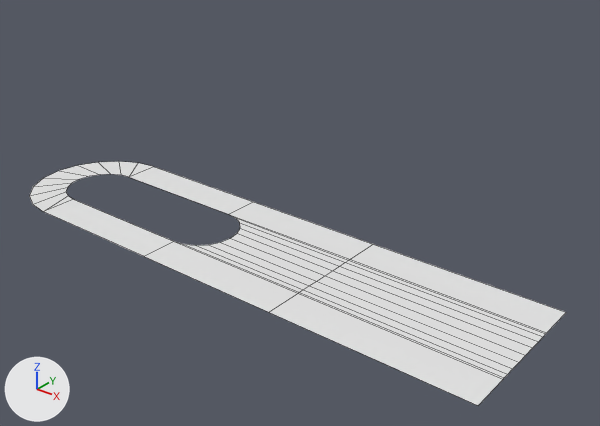
The Blender file 02 - Exercise 01/ex.01.blend: old version first, new version second.
Rendered twice from a camera (50 mm lens) standing at (0.1803, -0.1347, 0.0975) and looking at (0.0719, 0.0008, 0.0134). Lighting does not change. The marker at lower left points along +X, +Y and +Z. Mesh edges are drawn as thin lines.

The older version as bpy lines, for what is in view:
```python
me_circle_002 = bpy.data.meshes.new('Circle.002')
me_circle_002.from_pydata(...)  # 127 vertices, 97 faces; spans x -0.02..0.13, y -0.02..0.02, z 0.0
ob_techdraw01 = bpy.data.objects.new('TechDraw01', me_circle_002)
ob_techdraw01.location = (0.0, 0.0, 0.0)
```
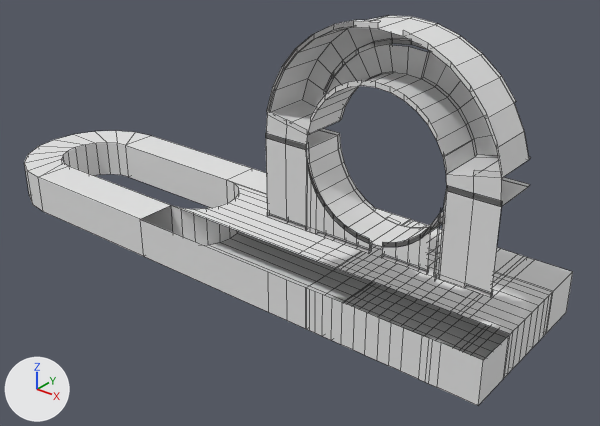
Where the change shows, as pixel boxes [x1, y1, x2, y2] in the pictures (600 x 426 px):
'TechDraw01', reshaped (60% taller): before [29, 161, 566, 405]; after [24, 15, 573, 405]
part 1 of me_circle_002, added: after [266, 15, 531, 298]
part 2 of me_circle_002, added: after [24, 131, 573, 405]

The change, as a list of edits to the scene's bpy script:
```text
Change me_circle_002:
    used by ob_techdraw01; location = (0.0, 0.0, 0.0)
    remove me_circle_002.from_pydata(...)  # 127 vertices, 97 faces; spans x -0.02..0.13, y -0.02..0.02, z 0.0
    add me_circle_002.from_pydata(...)  # 1673 vertices, 1547 faces, 14 loose edges; spans x -0.02..0.13, y -0.0212..0.02, z 0.0..0.0661
    me_circle_002 part 1: a new loose piece of 939 vertices spanning x 0.0799..0.13, y -0.0212..-0.009, z 0.0229..0.0661
    me_circle_002 part 2: 607 vertices added at x -0.02..0.13, y -0.02..0.02, z 0.0..0.01
```
